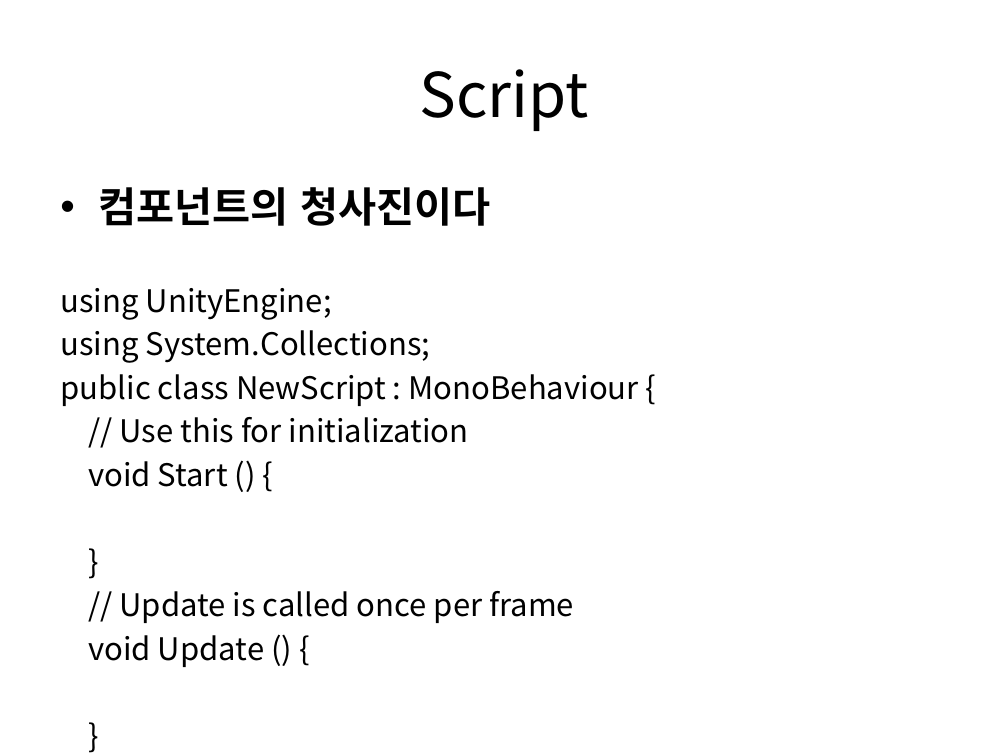
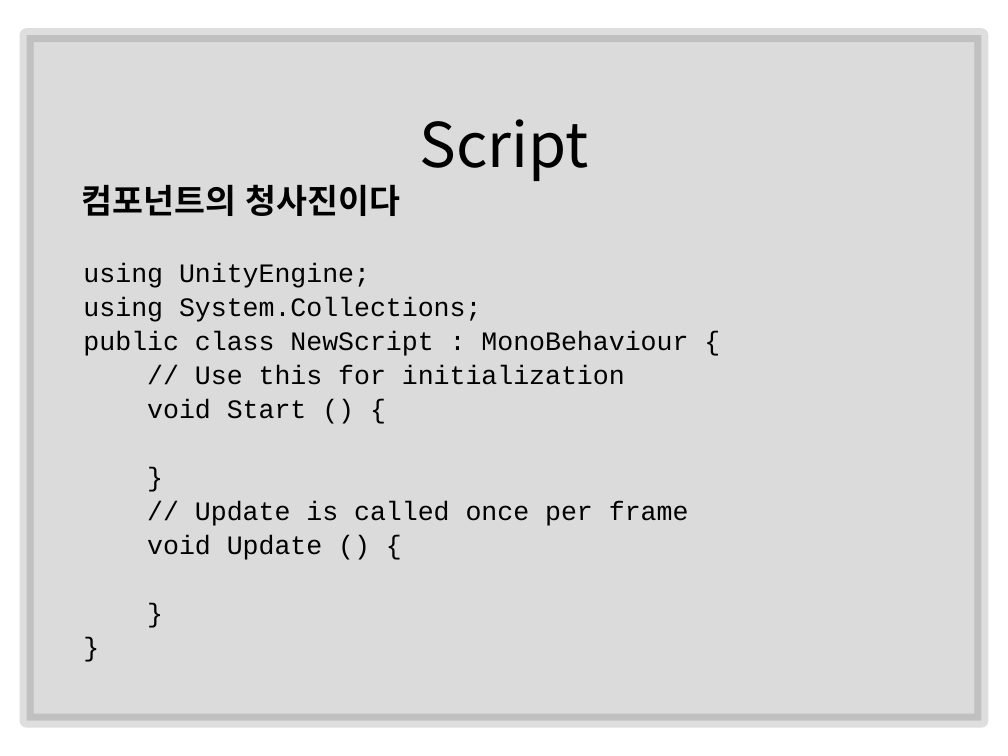
Before and after one commit to IamGroooooot/cien-unity-2019, a slide deck: slide 32 of 1주차.pptx. Drawn at 1008x756 pixels with LibreOffice and Linux fonts; fonts in the diff are those of the drawing. Boxes give left, top, right and bottom in pixels: in the first picture for what was removed or moved away, otherwise in the second. Text is boxed around its words. In the diff, an @@ line names an element or a change of style, - is before the commit and + after.

```diff
--- a/1주차.pptx
+++ b/1주차.pptx
@@ rectangle added at [26, 35, 981, 721], fill #000000 at 14% opacity, outline #262626 10 pt @@
@@ title "Script": place and size @@
-title "Script" at [419, 69, 588, 131]
+title "Script" at [419, 119, 588, 181]
@@ text added at [81, 184, 400, 216], 24 pt, text #000000, bold @@
+컴포넌트의 청사진이다
@@ text at [98, 187, 491, 226]: paragraph removed @@
-• 컴포넌트의 청사진이다
@@ text "using UnityEngine;": place and size @@
-text "using UnityEngine;" at [60, 187, 639, 667]
+text "using UnityEngine;" at [83, 263, 689, 560]
@@ text "using UnityEngine;" at [83, 263, 689, 560]: size 22.2 to 19 pt, font Noto Sans CJK KR to Courier New; line spacing 1 to 0.9 @@
```
Also in this commit, not shown: 17 other slides changed.
